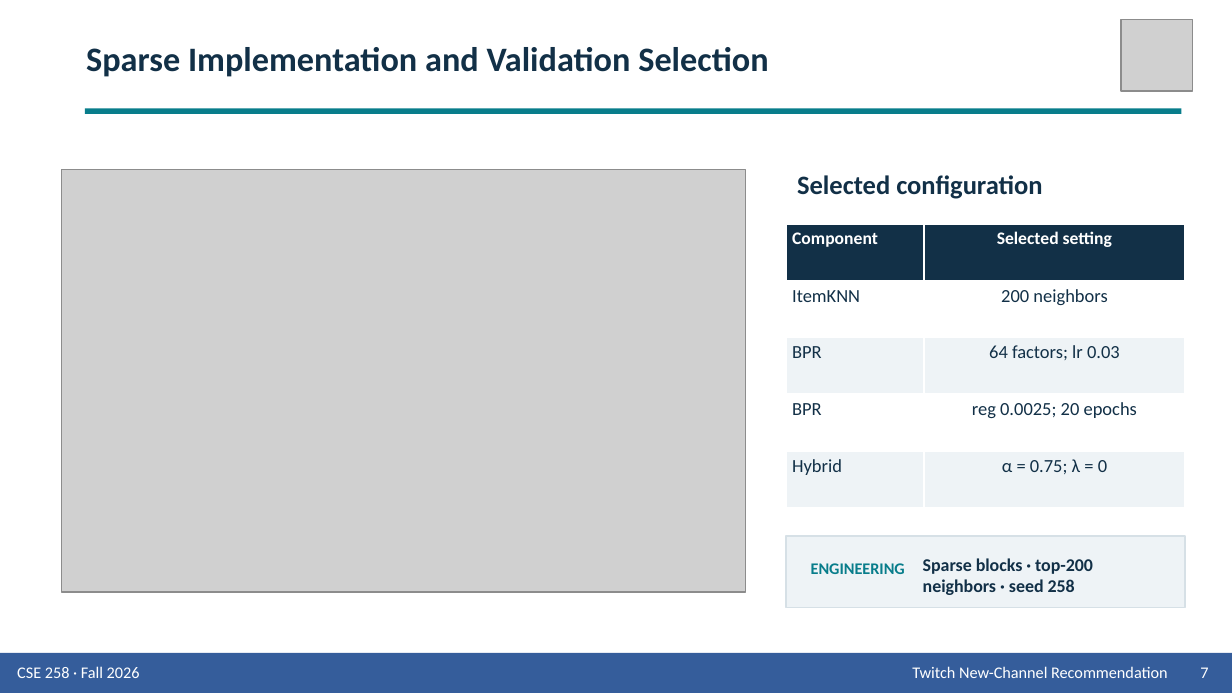
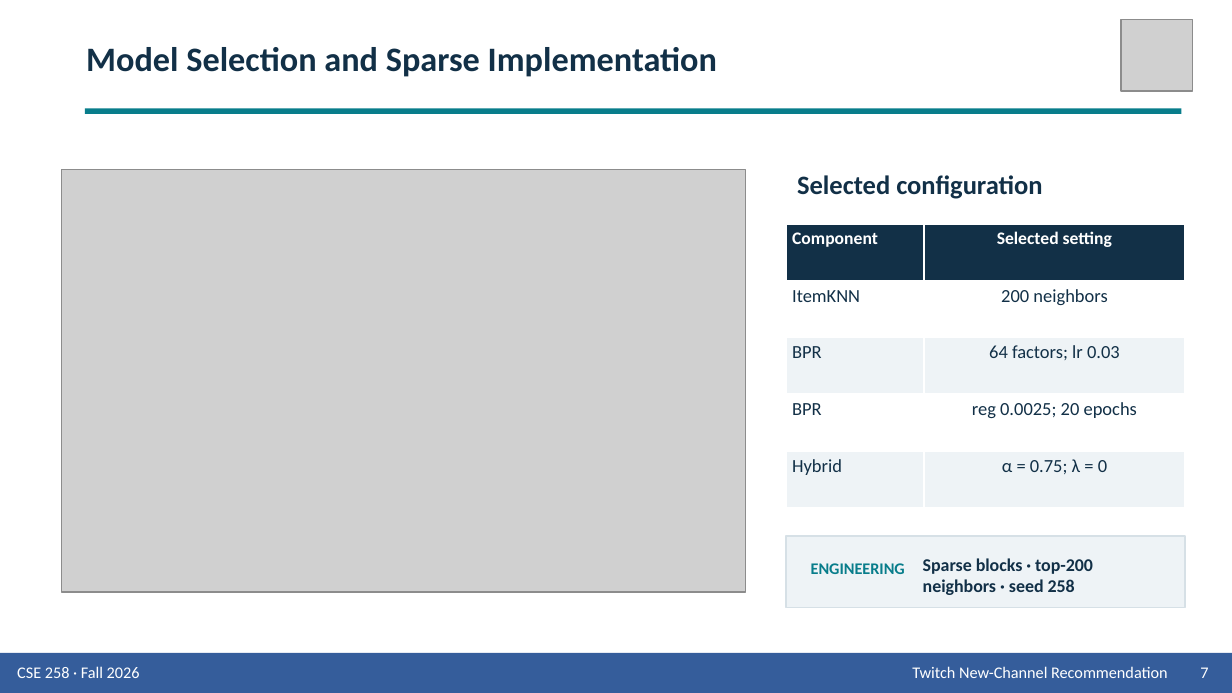
Before and after one commit to Wen-Chieh-Lo/You-know-who-did-God-did-, a slide deck: slide 7 of presentation/Group_9_Presentation_Twitch.pptx. Drawn at 1232x693 pixels with LibreOffice and Linux fonts; fonts in the diff are those of the drawing; grey boxes stand for pictures. Boxes give left, top, right and bottom in pixels: in the first picture for what was removed or moved away, otherwise in the second. Text is boxed around its words. In the diff, an @@ line names an element or a change of style, - is before the commit and + after.

```diff
--- a/presentation/Group_9_Presentation_Twitch.pptx
+++ b/presentation/Group_9_Presentation_Twitch.pptx
@@ text at <box>86,47,717,77</box>: text changed @@
-Sparse Implementation and Validation Selection
+Model Selection and Sparse Implementation
```
Also in this commit, not shown: 12 other slides changed, 2 other files.
